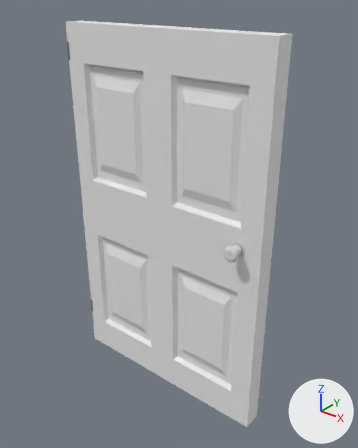
The OBJ model main/resources/models/door.obj, before and after one commit.
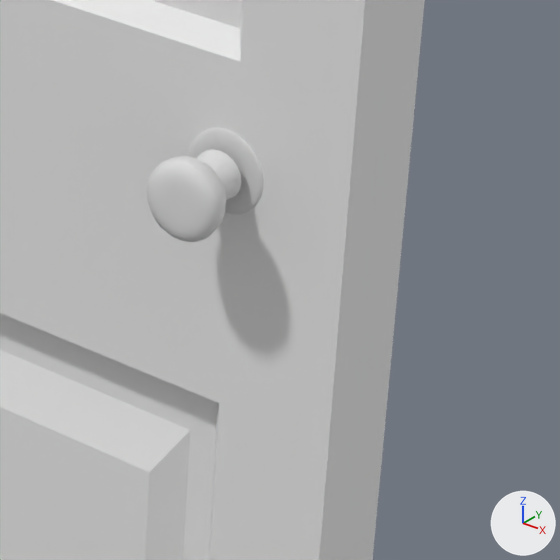
Each version is shown whole from a 50 mm camera at (40.01, -33.81, 20.78) aimed at (12.46, 0.62, -0.57), then close up on the part from 55% to 84% of the width and 48% to 72% of the height. Arrows for +X, +Y and +Z are at lower right; the lights stay in place. Where no turn or scale is listed for an object, it has been applied to the vertices.

In view in the first close-up: 'door'.
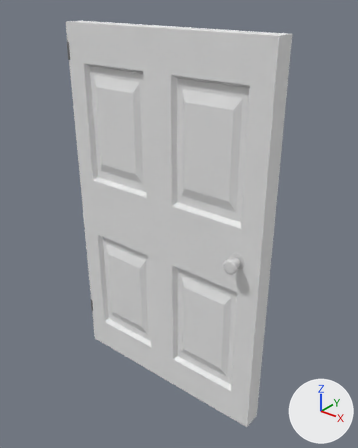
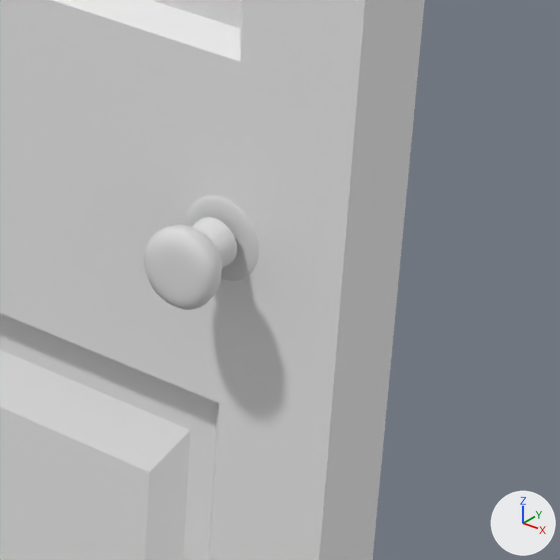
Pixel boxes (x1, y1, x2, y2) of what changed, in the close-ups (560 x 560 px; the box of a moved part takes in the faces that stretch with it):
part 1 of me_door, moved or reshaped: before (147, 156, 226, 242); after (144, 224, 222, 310)
part 2 of me_door, moved or reshaped: before (189, 128, 264, 214); after (185, 196, 259, 281)
part 3 of me_door, moved or reshaped: before (196, 149, 241, 201); after (192, 217, 237, 268)

What changed in the scene script:
```text
Change me_door:
    where me_door.from_pydata(...)  # 604 vertices, 668 faces; spans x -0.1..22.6, y -2.5..1.0, z -19.9..17.5
    used by ob_door; location = (0.0, 0.0, 0.0)
    me_door part 1: the loose piece of 212 vertices spanning x 19.7..21.0, y -2.5..-1.6, z -0.7..0.7 is moved by (0.0, 0.0, -1.3)
    me_door part 2: the loose piece of 212 vertices spanning x 19.6..21.1, y -1.0..-0.8, z -0.8..0.8 is moved by (0.0, 0.0, -1.3)
    me_door part 3: the loose piece of 42 vertices spanning x 19.9..20.8, y -2.1..-1.2, z -0.4..0.4 is moved by (0.0, 0.0, -1.3)
```
